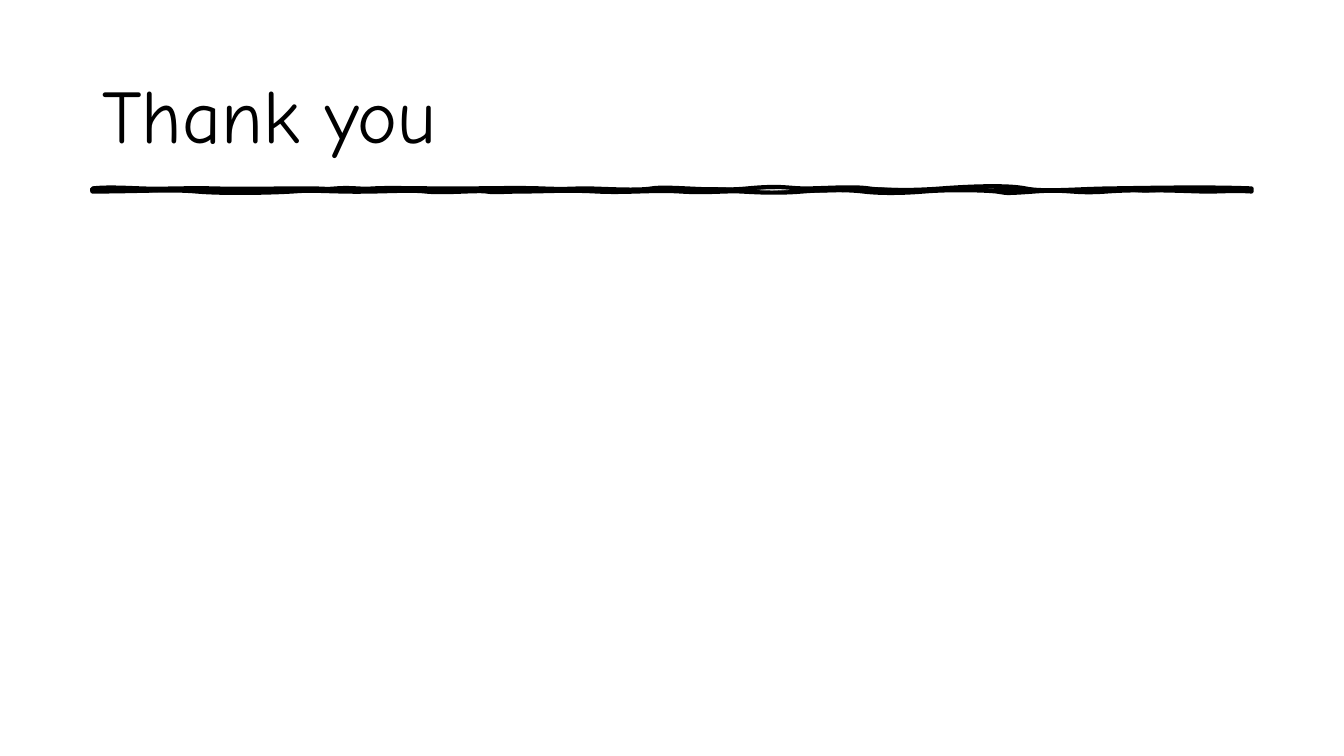
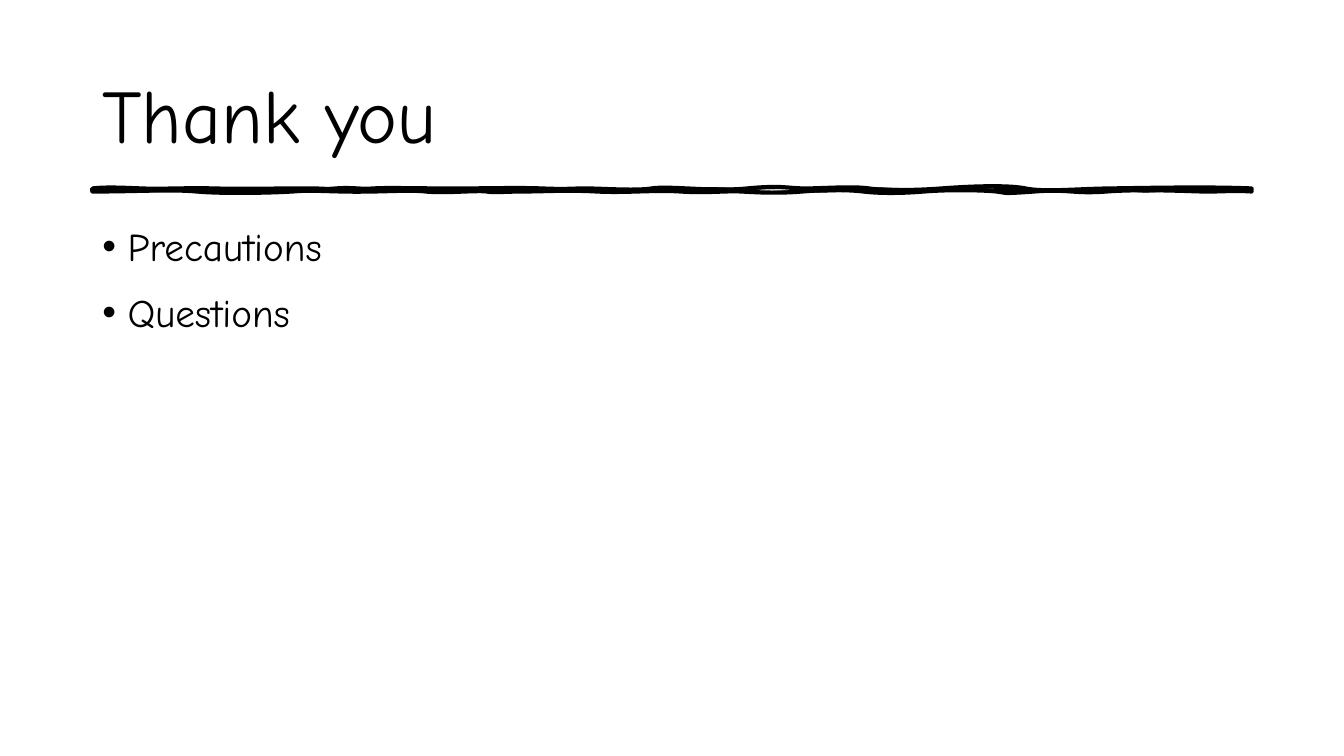
Before and after one commit to aswinpchn/Task, a slide deck: slide 15 of LEDController Raspberry Pi/Build your own smart device.pptx (slide 9 before the commit). Drawn at 1344x756 pixels with LibreOffice and Linux fonts; fonts in the diff are those of the drawing. Boxes give left, top, right and bottom in pixels: in the first picture for what was removed or moved away, otherwise in the second. Text is boxed around its words. In the diff, an @@ line names an element or a change of style, - is before the commit and + after.

```diff
--- a/LEDController Raspberry Pi/Build your own smart device.pptx
+++ b/LEDController Raspberry Pi/Build your own smart device.pptx
@@ text added at <box>128,234,322,328</box>, 28 pt, text #000000 @@
+• Precautions
+• Questions
```
Also in this commit, not shown: 4 other slides changed, 7 slides added, 1 slide removed, 2 other files.
